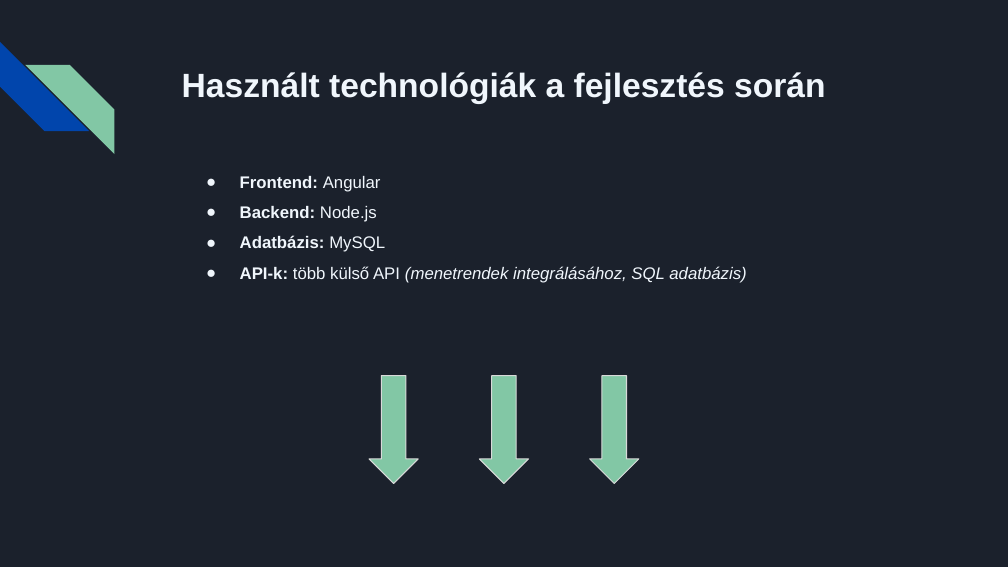
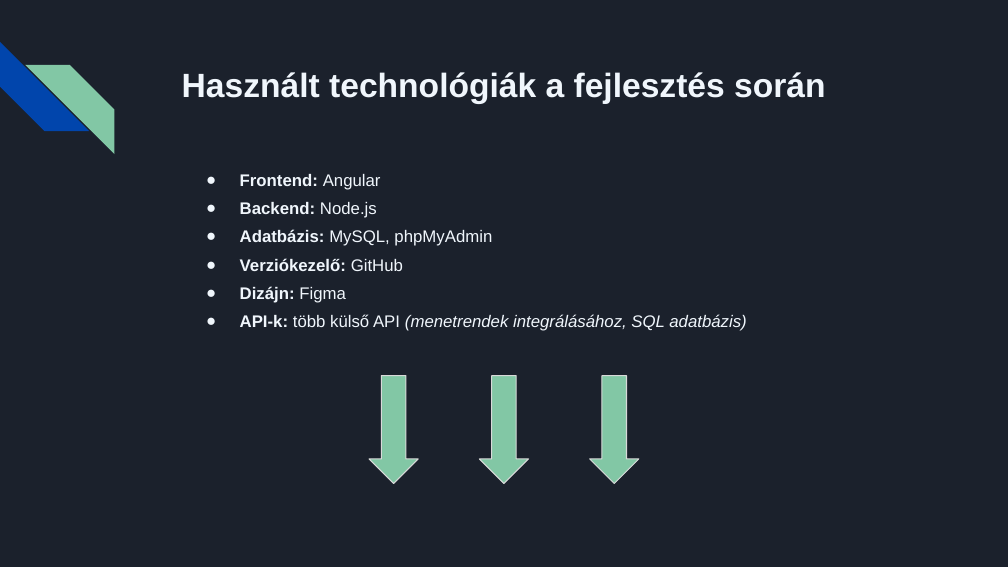
Before and after one commit to BenjaminStonawski/hovatovabb, a slide deck: slide 8 of prezi/hovatovabb.pptx (slide 6 before the commit). Drawn at 1008x567 pixels with LibreOffice and Linux fonts; fonts in the diff are those of the drawing. Boxes give left, top, right and bottom in pixels: in the first picture for what was removed or moved away, otherwise in the second. Text is boxed around its words. In the diff, an @@ line names an element or a change of style, - is before the commit and + after.

```diff
--- a/prezi/hovatovabb.pptx
+++ b/prezi/hovatovabb.pptx
@@ text at <box>240,174,746,331</box>: line spacing 1.5 to 1.4 @@
@@ text at <box>240,229,492,303</box>: text changed @@
-● Adatbázis: MySQL
+● Adatbázis: MySQL, phpMyAdmin
+● Verziókezelő: GitHub
+● Dizájn: Figma
```
Also in this commit, not shown: 2 other slides changed, 3 slides added, 1 slide removed.
